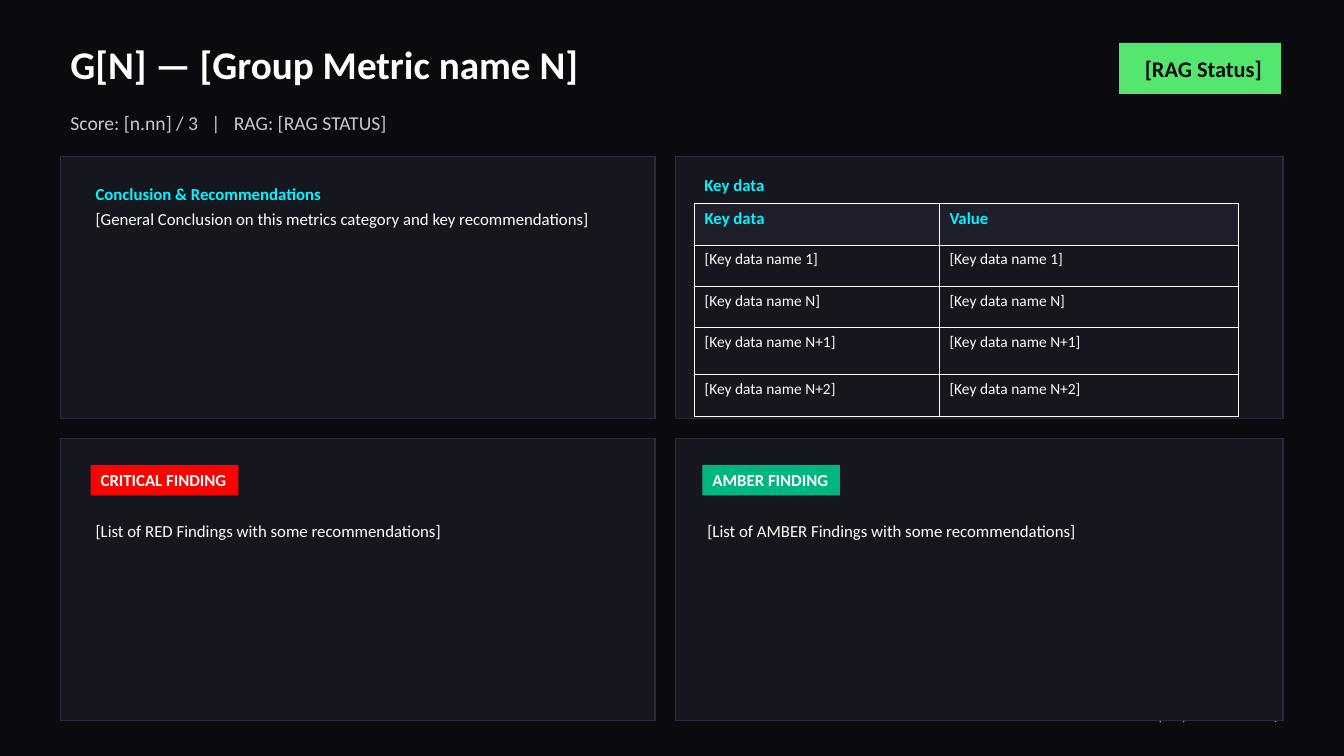
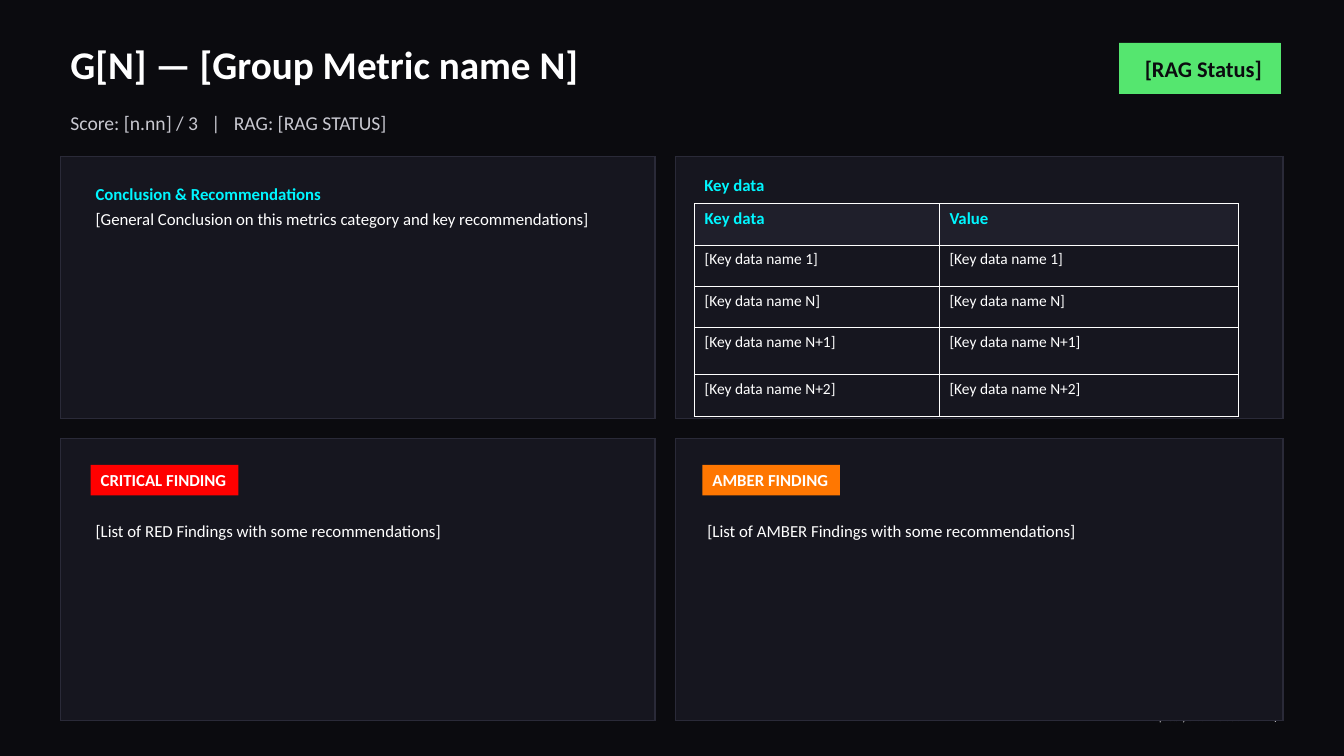
Before and after one commit to vopr/qarag-qa-delivery-health-assessment-by-rag, a slide deck: slide 4 of skills/qarag-pptx-reporter-skill-assets/QA_Delivery_Health_Status_Report_Template_-_Optimized.pptx. Drawn at 1344x756 pixels with LibreOffice and Linux fonts; fonts in the diff are those of the drawing; background and template pictures are left out. Boxes give left, top, right and bottom in pixels: in the first picture for what was removed or moved away, otherwise in the second. Text is boxed around its words. In the diff, an @@ line names an element or a change of style, - is before the commit and + after.

```diff
--- a/skills/qarag-pptx-reporter-skill-assets/QA_Delivery_Health_Status_Report_Template_-_Optimized.pptx
+++ b/skills/qarag-pptx-reporter-skill-assets/QA_Delivery_Health_Status_Report_Template_-_Optimized.pptx
@@ rectangle "AMBER FINDING" at <box>703,465,840,495</box>: fill #00B680 to #FF7701 @@
```
Also in this commit, not shown: 10 other files.
